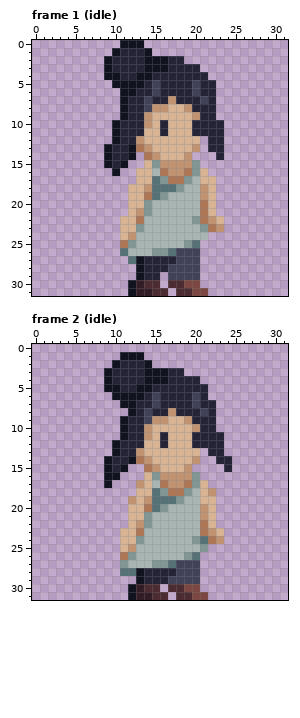
Two versions of one pixel-art file, assets/sprites/sprite.ase. This is how it looked before the edit.
32x32 pixels, 2 frames. Shown: frame 1 (idle), frame 2 (idle). The commit also changed other frames, which this record leaves out.
Once edited:
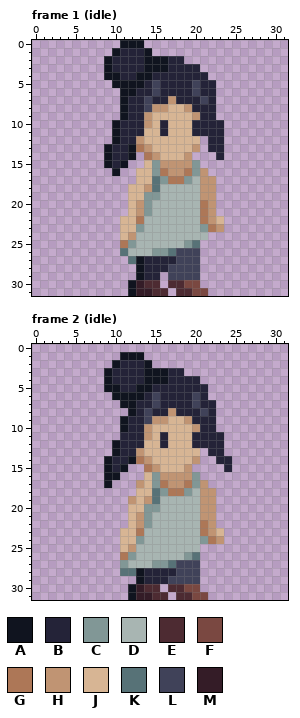
Palette (. is transparent): A #10141f  B #242338  C #819796  D #a8b5b2  E #4d2b32  F #7a4841  G #ad7757  H #c09473  J #d7b594  K #577277  L #404259  M #341c27
Commit message: feat: add run animation
From old to new:
layer "body" added
layer "head" added
layer "person" removed
Frame 1 (idle), layer "body":
The edit turns colour D into colour C in row 16 at x 15.
The edit turns colour G into colour C in row 19 at x 14.
The edit turns colour K into colour C in row 19 at x 15.
The edit turns colour C into colour D in row 18 at x 18; in row 19 at x 16; in row 22 at x 20.
The edit turns colour K into colour D in row 18 at x 16 to 17.
The edit turns colour J into colour H in row 16 at x 21; in row 17 at x 21 to 22; in rows 18 to 19 at x 22; in row 20 at x 13 and 22; in row 21 at x 22.
Frame 2 (idle):
The edit turns colour A into colour B in row 11 at x 11.
The edit turns colour D into colour C in row 17 at x 15.
The edit turns colour G into colour C in row 20 at x 14.
The edit turns colour K into colour C in row 20 at x 15; in row 24 at x 21.
The edit turns colour C into colour D in row 19 at x 18; in row 20 at x 16; in row 24 at x 20.
The edit turns colour K into colour D in row 19 at x 16 to 17.
The edit turns colour J into colour H in rows 17 to 18 at x 21; in row 19 at x 21 to 22; in row 20 at x 22; in row 21 at x 13 and 22; in row 22 at x 22.
The edit erases colour C in row 25 at x 21.
Changed places in both pictures, as pixel boxes (x1, y1, x2, y2):
changed: (136, 168, 216, 224)
changed: (120, 432, 128, 440)
changed: (136, 480, 216, 552)
